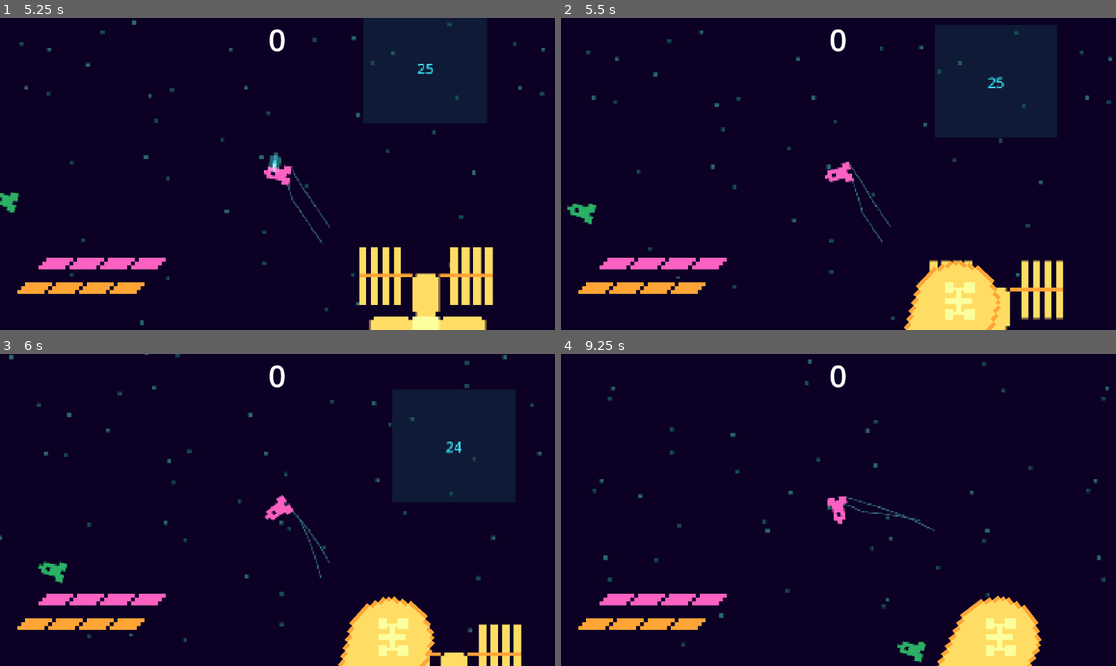
Above: before the commit, frames 1-4 (two rows, left to right).
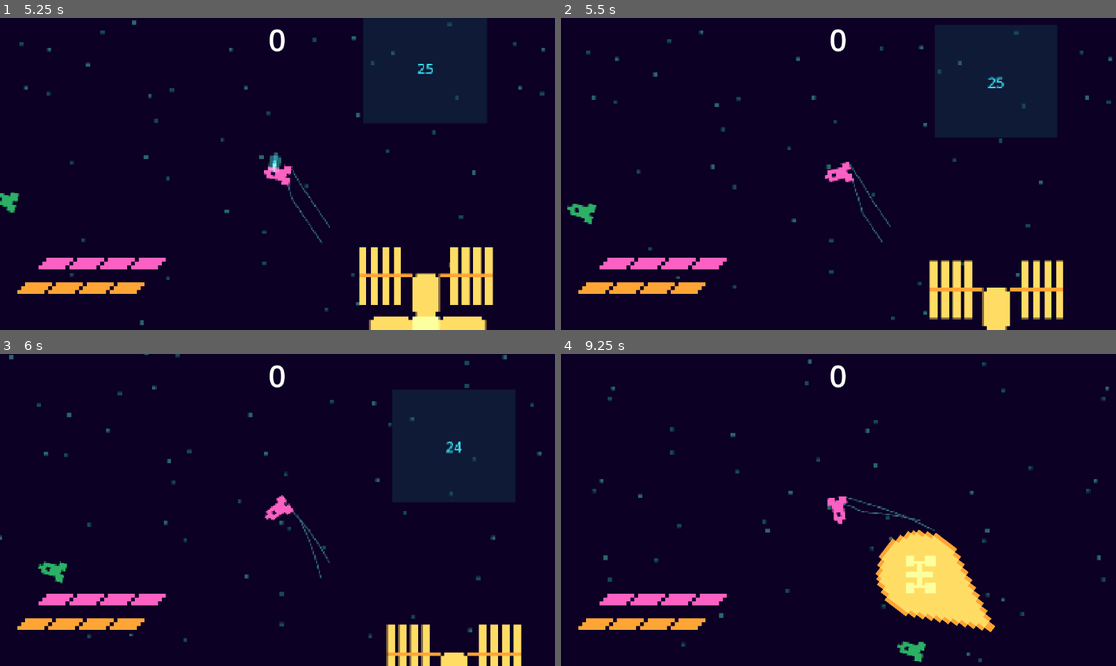
Above: after the commit, the same moments.

Repository: Salkin-Niklas/exgat
Game: Godot game, scene res://scenes/world.tscn
Same seed, same stepped clock (60 frames per second), same inputs: the game is played once before the commit and once after it. The engine's default icon, where the game draws it, is replaced by a stand-in: a white triangle on a blue panel in a dark square.
Inputs:
- Up to frame 1 (5.25 s): tap Enter at 0.5 s; hold W (Boost) 0.53-1.28 s; tap Space (TractorBeam) at 1.35, 4.35 s; hold A (TurnL) 2.03-2.78 s; tap D (TurnR) at 2.85 s; hold W (Boost) 3.53-4.28 s; hold A (TurnL) from 5.03 s (still down)
- Up to frame 2 (5.5 s): keep holding A (TurnL)
- Up to frame 3 (6 s): release A (TurnL) at 5.78 s; tap D (TurnR) at 5.85 s
- Up to frame 4 (9.25 s): hold W (Boost) 6.53-7.28 s; tap Space (TractorBeam) at 7.35 s; hold A (TurnL) 8.03-8.78 s; tap D (TurnR) at 8.85 s

Frame 1 is identical in both runs. In frame 2, 2.2% of the frame differs, in the area x 61-80%, y 77-100%; in frame 3, 2.6%; in frame 4, 6.9%, in the area x 56-87%, y 56-100%.

Commit message:
FIX: pointer placement and orientation

Diff:
--- a/scenes/station.tscn
+++ b/scenes/station.tscn
@@ -1,9 +1,8 @@
-[gd_scene load_steps=7 format=3 uid="uid://dq1252xoyga2v"]
+[gd_scene load_steps=6 format=3 uid="uid://dq1252xoyga2v"]
 
 [ext_resource type="Script" uid="uid://db7w2i4bmmb32" path="res://scripts/station.gd" id="1_rod8h"]
 [ext_resource type="Texture2D" uid="uid://bo7petexq73ip" path="res://assets/station/station.png" id="2_rvx7u"]
 [ext_resource type="Texture2D" uid="uid://06keb68i51ac" path="res://assets/station/panel.png" id="3_csis4"]
-[ext_resource type="Texture2D" uid="uid://b8ixrqxgy0ucu" path="res://icon.svg" id="4_csis4"]
 
 [sub_resource type="RectangleShape2D" id="RectangleShape2D_7hcop"]
 size = Vector2(88, 120)
@@ -57,8 +56,4 @@
 shape = SubResource("RectangleShape2D_rvx7u")
 disabled = true
 
-[node name="Sprite2D2" type="Sprite2D" parent="."]
-visible = false
-texture = ExtResource("4_csis4")
-
 [connection signal="body_shape_entered" from="." to="." method="_on_body_shape_entered"]
--- a/scenes/world.tscn
+++ b/scenes/world.tscn
@@ -250,6 +250,7 @@
 
 [node name="Sprite2D" type="Sprite2D" parent="GUI/station_direction"]
 texture = ExtResource("9_jhx03")
+offset = Vector2(0, 12)
 
 [node name="Sprite2D2" type="Sprite2D" parent="GUI/station_direction"]
 scale = Vector2(0.7, 0.7)
--- a/scripts/world.gd
+++ b/scripts/world.gd
@@ -12,27 +12,27 @@
 	var b :float = player.global_position.y - m*player.global_position.x
 	var y: float = 0
 	if Vector2.UP.dot(dir)>0:
-		y = player.global_position.y -viewport_rect.y/2+60
+		y = player.global_position.y -viewport_rect.y/2+190
 	else:
-		y = player.global_position.y +viewport_rect.y/2-60
+		y = player.global_position.y +viewport_rect.y/2-190
 	var x: float = 0
 	if Vector2.RIGHT.dot(dir)>0:
-		x = player.global_position.x +viewport_rect.x/2-60
+		x = player.global_position.x +viewport_rect.x/2-190
 	else:
-		x = player.global_position.x -viewport_rect.x/2+60
+		x = player.global_position.x -viewport_rect.x/2+190
 
 	var pos: Vector2
 	pos = Vector2((y-b)/m,y)
 	if is_nan(pos.x):
 		pos.x = 0
-	var bb: Rect2 = Rect2(player.global_position.x -viewport_rect.x/2+60, player.global_position.y -viewport_rect.y/2+60, viewport_rect.x-119, viewport_rect.y-119)
+	var bb: Rect2 = Rect2(player.global_position.x -viewport_rect.x/2+190, player.global_position.y -viewport_rect.y/2+190, viewport_rect.x-379, viewport_rect.y-379)
 	if !bb.has_point(pos):
 		pos = Vector2(x,m*x+b)
 
 	$GUI/station_direction.position = $GUI/station_direction.position.lerp(pos-player.global_position+viewport_rect/2, delta*4)
-	$GUI/station_direction/Sprite2D.rotation = (pos-player.global_position).angle_to(Vector2.UP)
+	$GUI/station_direction/Sprite2D.rotation = (pos-player.global_position).bounce(Vector2.RIGHT).angle_to(Vector2.UP)
 
-	if (pos-player.global_position).length()>(dir.length()-120):
+	if (pos-player.global_position).length()>(dir.length()-380):
 		$GUI/station_direction.hide()
 	else:
 		$GUI/station_direction.show()
Not shown: 1 places in scenes/world.tscn that only renumber resources
